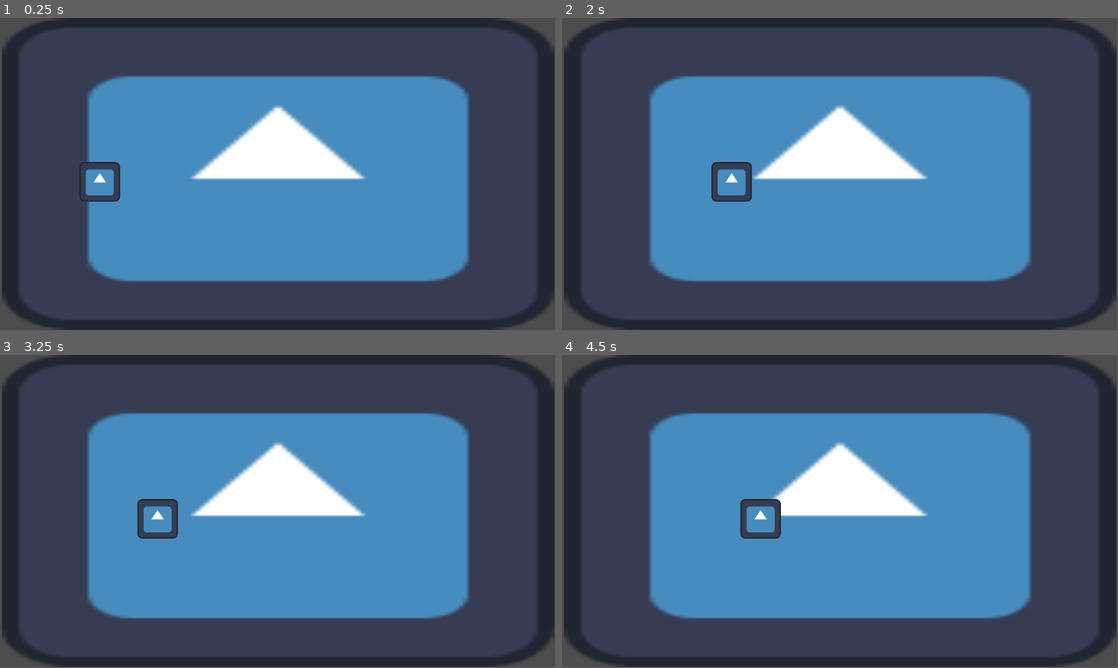
Above: before the commit, frames 1-4 (two rows, left to right).
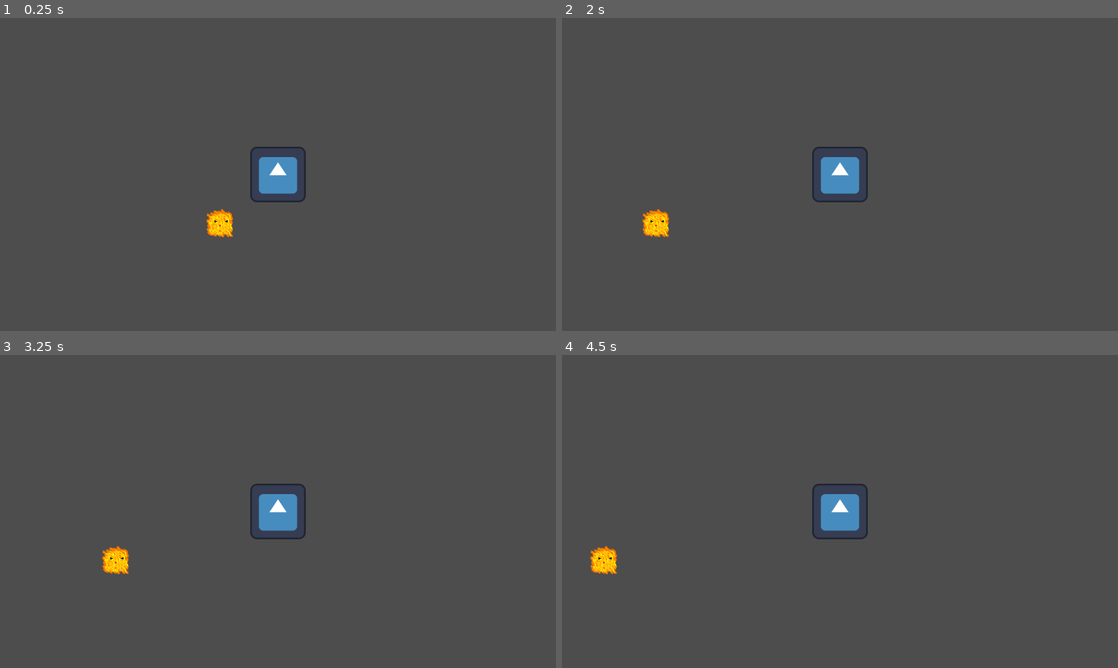
Above: after the commit, the same moments.

Repository: N1kla3/DollopPlatformer
Game: Godot game, scene res://Levels/root.tscn
Same seed, same stepped clock (60 frames per second), same inputs: the game is played once before the commit and once after it. The engine's default icon, where the game draws it, is replaced by a stand-in: a white triangle on a blue panel in a dark square.
Inputs:
- Up to frame 1 (0.25 s): no input
- Up to frame 2 (2 s): tap Enter (ui_accept) at 0.5, 0.6, 0.77, 1.07, 1.35, 1.52, 1.82 s; hold D (move_right) from 0.53 s (still down)
- Up to frame 3 (3.25 s): release D (move_right) at 2.03 s; hold A (move_left) 2.03-2.78 s; tap Enter (ui_accept) at 2.1, 2.85, 3.02 s; hold D (move_right) from 2.78 s (still down)
- Up to frame 4 (4.5 s): tap Enter (ui_accept) at 3.32, 3.6, 3.77, 4.07, 4.35 s; release D (move_right) at 4.28 s; hold A (move_left) from 4.28 s (still down)
In our replay, the window is 799x449 before the commit and 800x450 after it. These sizes can differ from the game's own. Grey fills any space a smaller window leaves; there, only what the larger window draws over its background counts as a difference.

The runs differ from the first frame. In frame 1, 57% of the frame differs, in the area x 0-100%, y 0-100%; in frame 2, 57%; in frame 3, 57%; in frame 4, 57%.

Commit message:
Changes to scene

Diff:
--- a/Levels/root.tscn
+++ b/Levels/root.tscn
@@ -1,7 +1,8 @@
-[gd_scene load_steps=5 format=3 uid="uid://cf15hvpo84lip"]
+[gd_scene load_steps=6 format=3 uid="uid://cf15hvpo84lip"]
 
-[ext_resource type="Texture2D" uid="uid://c851i3nddug8r" path="res://Assets/icon.svg" id="1_1uxgm"]
+[ext_resource type="Texture2D" uid="uid://yii8dki5nh21" path="res://Assets/Shrekige.jpg" id="3_16tdy"]
 [ext_resource type="PackedScene" uid="uid://bhdp6qfevaflx" path="res://Scenes/Ball.tscn" id="3_e08ni"]
+[ext_resource type="PackedScene" uid="uid://b5smf5bex6rh3" path="res://Scenes/Character.tscn" id="3_f1v0k"]
 
 [sub_resource type="GDScript" id="GDScript_s5hp6"]
 script/source = "extends Node
@@ -23,22 +24,28 @@
 [node name="Node2D" type="Node2D"]
 script = SubResource("GDScript_s5hp6")
 
-[node name="Icon" type="Sprite2D" parent="."]
-position = Vector2(-31.6541, 0)
-scale = Vector2(8.95328, 5.05469)
-texture = ExtResource("1_1uxgm")
-centered = false
-offset = Vector2(3.98, 0)
-
 [node name="Area2D" type="Area2D" parent="."]
 collision_layer = 3
 input_pickable = false
 
 [node name="CollisionShape2D" type="CollisionShape2D" parent="Area2D"]
-position = Vector2(569, 311)
+position = Vector2(337, 12)
 shape = SubResource("RectangleShape2D_uir84")
 
 [node name="Ball" parent="." instance=ExtResource("3_e08ni")]
-position = Vector2(207, 341)
+position = Vector2(-134, 111)
 
 [node name="ParallaxBackground" type="ParallaxBackground" parent="."]
+follow_viewport_enabled = true
+follow_viewport_scale = 8.59
+
+[node name="ParallaxLayer" type="ParallaxLayer" parent="ParallaxBackground"]
+texture_filter = 1
+texture_repeat = 2
+
+[node name="Sprite2D" type="Sprite2D" parent="ParallaxBackground/ParallaxLayer"]
+texture_repeat = 2
+texture = ExtResource("3_16tdy")
+
+[node name="Character" parent="." instance=ExtResource("3_f1v0k")]
+position = Vector2(-1, -1)
--- a/Scenes/Ball.tscn
+++ b/Scenes/Ball.tscn
@@ -1,7 +1,7 @@
 [gd_scene load_steps=4 format=3 uid="uid://bhdp6qfevaflx"]
 
-[ext_resource type="Texture2D" uid="uid://c851i3nddug8r" path="res://Assets/icon.svg" id="1_6jbax"]
 [ext_resource type="Script" path="res://Scripts/ball.gd" id="1_uqmg3"]
+[ext_resource type="Texture2D" uid="uid://bv4hrh0lunv2s" path="res://Assets/pixil-frame-0.png" id="2_htl10"]
 
 [sub_resource type="CapsuleShape2D" id="CapsuleShape2D_n75p0"]
 radius = 49.0
@@ -16,7 +16,7 @@
 shape = SubResource("CapsuleShape2D_n75p0")
 
 [node name="Sprite2D" type="Sprite2D" parent="."]
-position = Vector2(-42, -42)
+position = Vector2(-33, -32)
 scale = Vector2(0.65625, 0.640625)
-texture = ExtResource("1_6jbax")
+texture = ExtResource("2_htl10")
 centered = false
--- a/Scenes/Character.tscn
+++ b/Scenes/Character.tscn
@@ -1,6 +1,29 @@
-[gd_scene load_steps=2 format=3 uid="uid://b5smf5bex6rh3"]
+[gd_scene load_steps=5 format=3 uid="uid://b5smf5bex6rh3"]
 
 [ext_resource type="Script" path="res://Scripts/character.gd" id="1_0roq8"]
+[ext_resource type="Texture2D" uid="uid://c851i3nddug8r" path="res://Assets/icon.svg" id="2_nbj7x"]
 
-[node name="Node2D" type="Node2D"]
+[sub_resource type="SpriteFrames" id="SpriteFrames_bd6na"]
+animations = [{
+"frames": [{
+"duration": 1.0,
+"texture": ExtResource("2_nbj7x")
+}],
+"loop": true,
+"name": &"default",
+"speed": 5.0
+}]
+
+[sub_resource type="CircleShape2D" id="CircleShape2D_3s1g1"]
+
+[node name="Character" type="CharacterBody2D"]
 script = ExtResource("1_0roq8")
+
+[node name="Camera2D" type="Camera2D" parent="."]
+
+[node name="AnimatedSprite2D" type="AnimatedSprite2D" parent="."]
+unique_name_in_owner = true
+sprite_frames = SubResource("SpriteFrames_bd6na")
+
+[node name="CollisionShape2D" type="CollisionShape2D" parent="."]
+shape = SubResource("CircleShape2D_3s1g1")
--- a/Scenes/Platform.tscn
+++ b/Scenes/Platform.tscn
@@ -5,7 +5,7 @@
 [sub_resource type="RectangleShape2D" id="RectangleShape2D_epmia"]
 size = Vector2(112, 20)
 
-[node name="Node2D" type="Node2D"]
+[node name="Platform" type="Node2D"]
 script = ExtResource("1_0ty18")
 
 [node name="StaticBody2D" type="StaticBody2D" parent="."]
--- a/Scripts/character.gd
+++ b/Scripts/character.gd
@@ -1,11 +1,36 @@
-extends Node2D
+extends CharacterBody2D
 
 
-# Called when the node enters the scene tree for the first time.
-func _ready() -> void:
-	pass # Replace with function body.
+const SPEED = 300.0
+const JUMP_VELOCITY = -400.0
+
+const MOVELEFT = 'move_left'
+const MOVERIGHT = 'move_right'
+
+const MOVEUP = 'move_up'
+const MOVEDOWN = 'move_down'
+
+@onready var animation_sprite = $AnimatedSprite2D
 
 
-# Called every frame. 'delta' is the elapsed time since the previous frame.
-func _process(delta: float) -> void:
-	pass
+func _physics_process(delta: float) -> void:
+	# Add the gravity.
+	# if not is_on_floor():
+	# velocity += get_gravity() * delta
+
+	var direction = Input.get_vector(MOVELEFT, MOVERIGHT, MOVEUP, MOVEDOWN)
+	velocity = SPEED * direction
+
+	# Handle jump.
+	if Input.is_action_just_pressed("ui_accept") and is_on_floor():
+		velocity.y = JUMP_VELOCITY
+
+	# Get the input direction and handle the movement/deceleration.
+	# As good practice, you should replace UI actions with custom gameplay actions.
+	# var direction := Input.get_axis("ui_left", "ui_right")
+	# if direction:
+		# velocity.x = direction * SPEED
+	# else:
+		# velocity.x = move_toward(velocity.x, 0, SPEED)
+
+	move_and_slide()
--- a/project.godot
+++ b/project.godot
@@ -14,6 +14,12 @@
 run/main_scene="res://Levels/root.tscn"
 config/features=PackedStringArray("4.3", "GL Compatibility")
 config/icon="res://Assets/icon.svg"
+
+[display]
+
+window/size/viewport_width=1280
+window/size/viewport_height=720
+window/size/resizable=false
 
 [input]
 
Binary file added: Assets/pixil-frame-0.png
Not shown, added: Assets/pixil-frame-0.png.import
Not shown, added: Assets/fireling.pixil
Not shown, added: Levels/fireling.pixil
Not shown, added: Scenes/fireling.pixil
